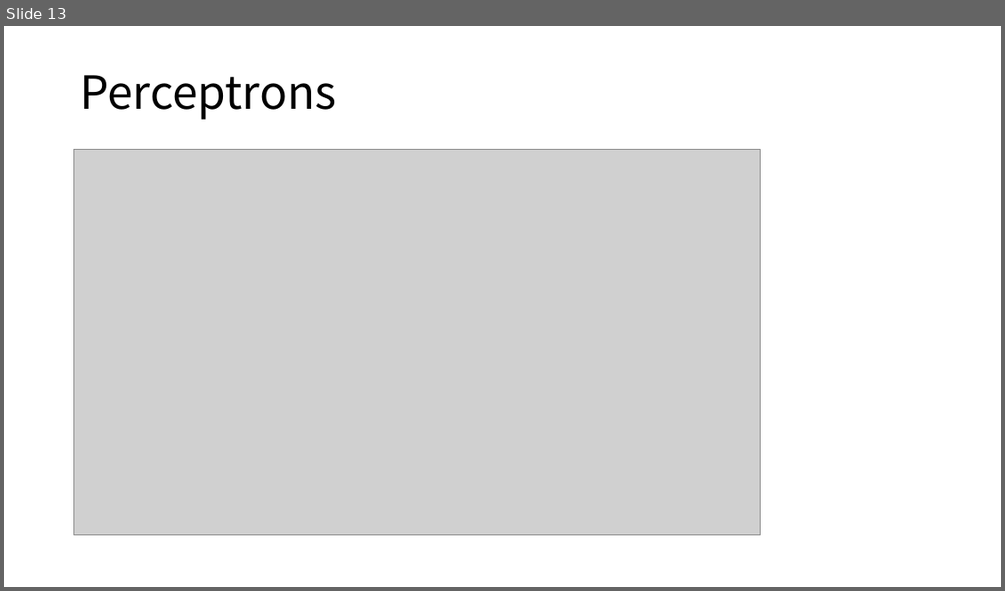
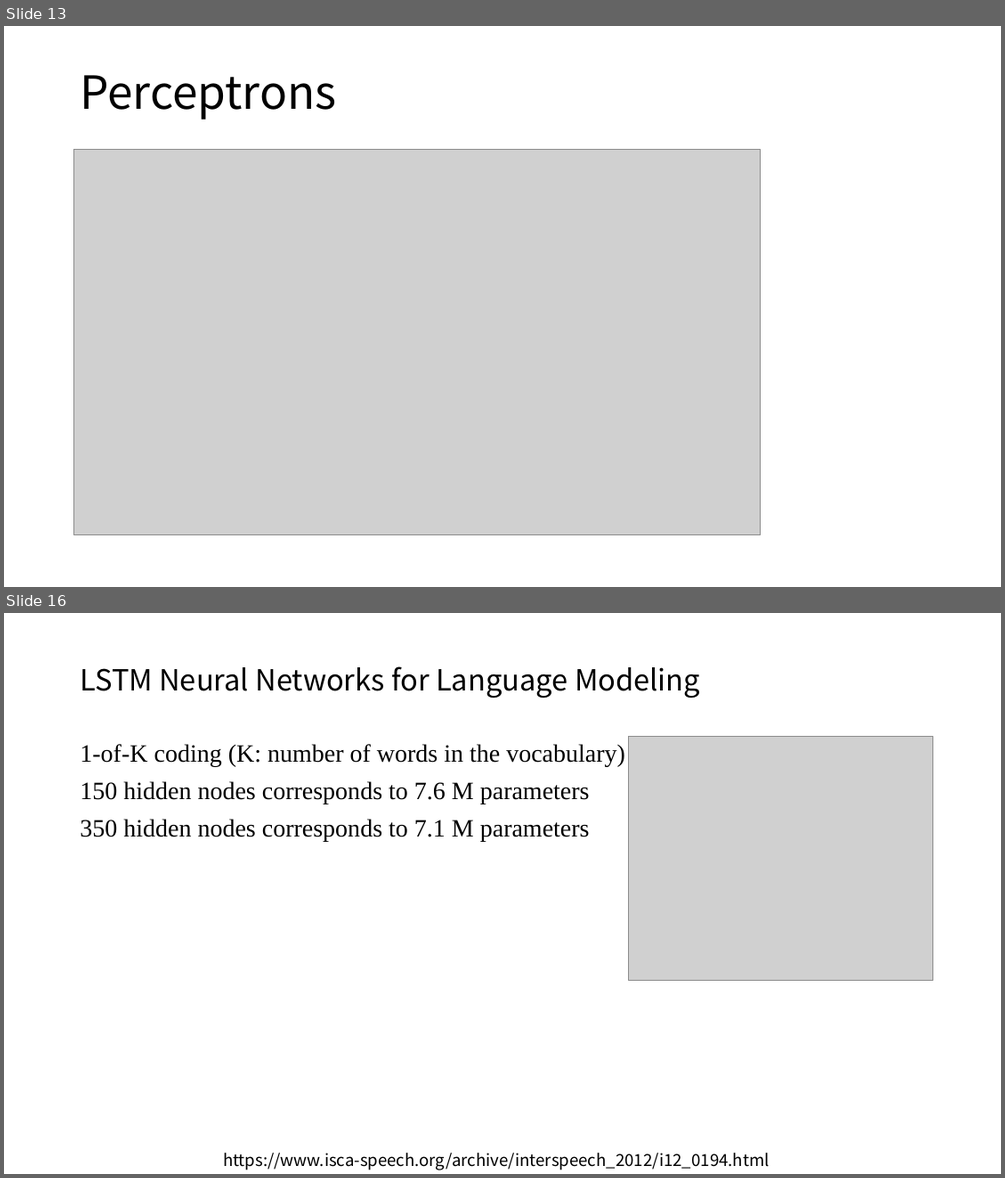
Before and after one commit to lucaschang95/DiscussionWithLin, a slide deck: 20191009 - topic.pptx. Shown one above the other, each under a label of ours: slide 13 before the commit, slides 13 and 16 after it; the slides between them are not shown. The pictures are 1005x591 and 1005x1178 pixels, drawn with LibreOffice and Linux fonts; fonts in the diff are those of the drawing; grey boxes stand for pictures. Boxes give left, top, right and bottom in pixels: in the first picture for what was removed or moved away, otherwise in the second. Text is boxed around its words. In the diff, an @@ line names an element or a change of style, - is before the commit and + after.

```diff
--- a/20191009 - topic.pptx
+++ b/20191009 - topic.pptx
@@ slide 16 added at [4,613,1001,1174], background #FFFFFF @@
@@ title added at [80,666,700,698], 28 pt, text #000000 @@
+LSTM Neural Networks for Language Modeling
@@ text added at [80,744,625,841], 24 pt, text #000000 @@
+1-of-K coding (K: number of words in the vocabulary)
+150 hidden nodes corresponds to 7.6 M parameters
+350 hidden nodes corresponds to 7.1 M parameters
@@ picture added at [629,737,932,981] @@
@@ text added at [223,1152,769,1170], 16 pt, text #000000 @@
+https://www.isca-speech.org/archive/interspeech_2012/i12_0194.html
```
Also in this commit, not shown: 3 other slides added, 1 other file.
